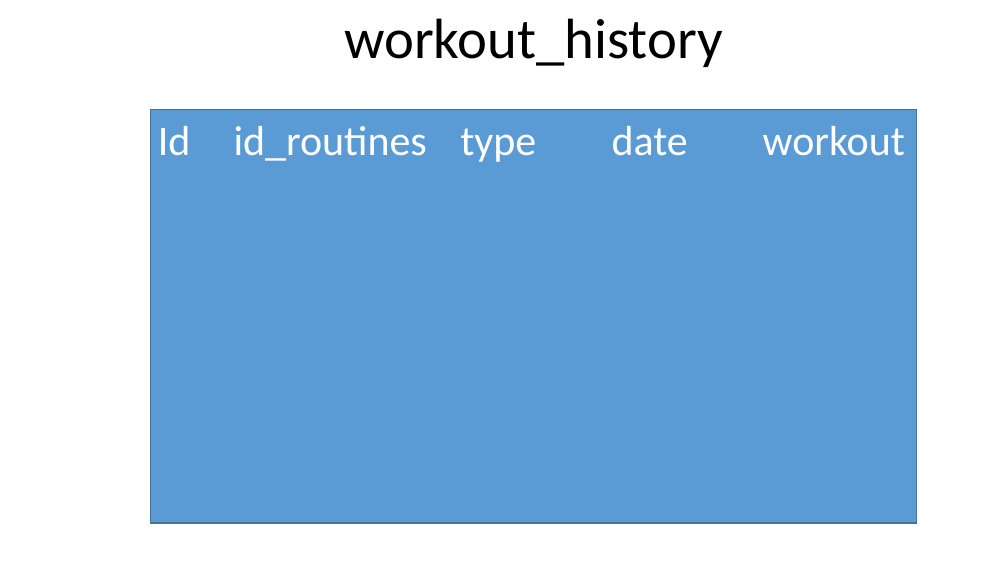
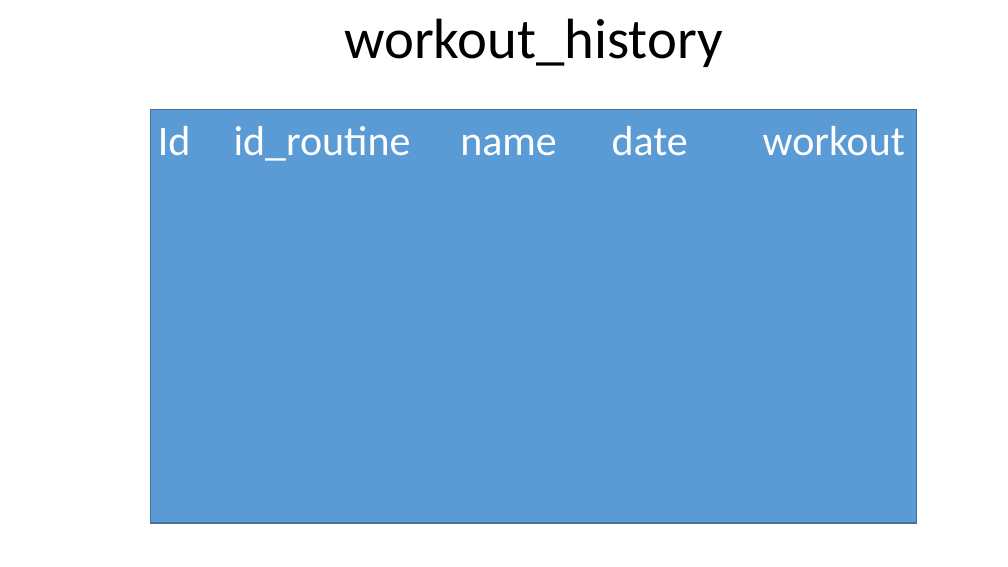
Before and after one commit to TamirMishali/TrainingManager, a slide deck: slide 14 of ClassArrangments.pptx (slide 13 before the commit). Drawn at 1008x567 pixels with LibreOffice and Linux fonts; fonts in the diff are those of the drawing. Boxes give left, top, right and bottom in pixels: in the first picture for what was removed or moved away, otherwise in the second. Text is boxed around its words. In the diff, an @@ line names an element or a change of style, - is before the commit and + after.

Commit message:
Exercise and ExerciseAbstract  - added classes  - working with pairing to workout!

```diff
--- a/ClassArrangments.pptx
+++ b/ClassArrangments.pptx
@@ text in rectangle at box(158, 126, 905, 161): text changed @@
-Id id_routines type date workout
+Id id_routine name date workout
```
Also in this commit, not shown: 4 other slides changed, 3 slides added, 11 other files.
